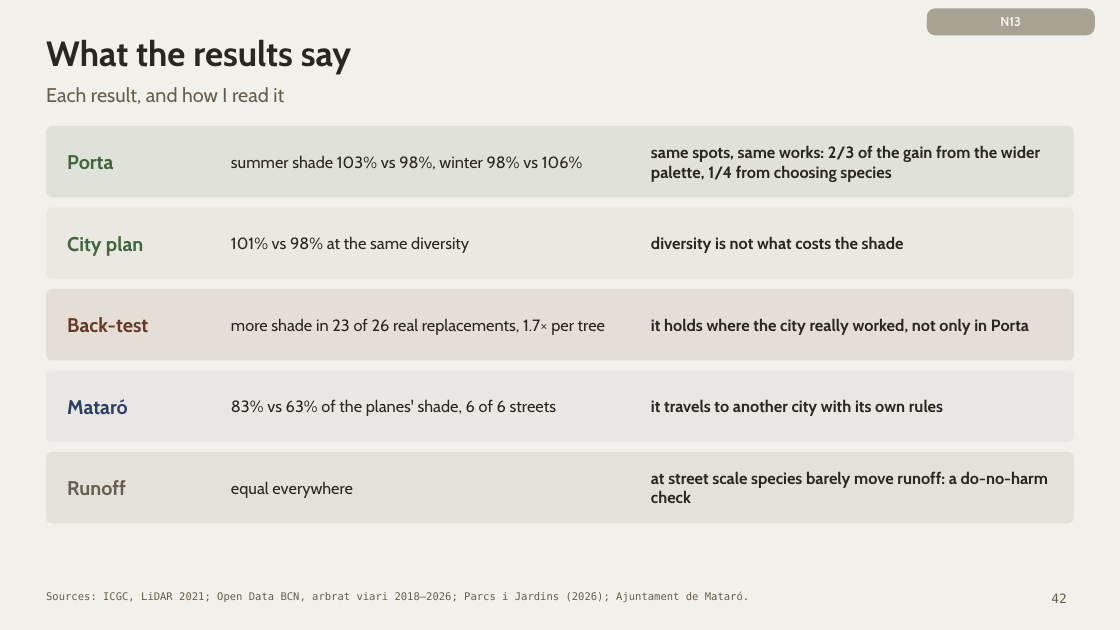
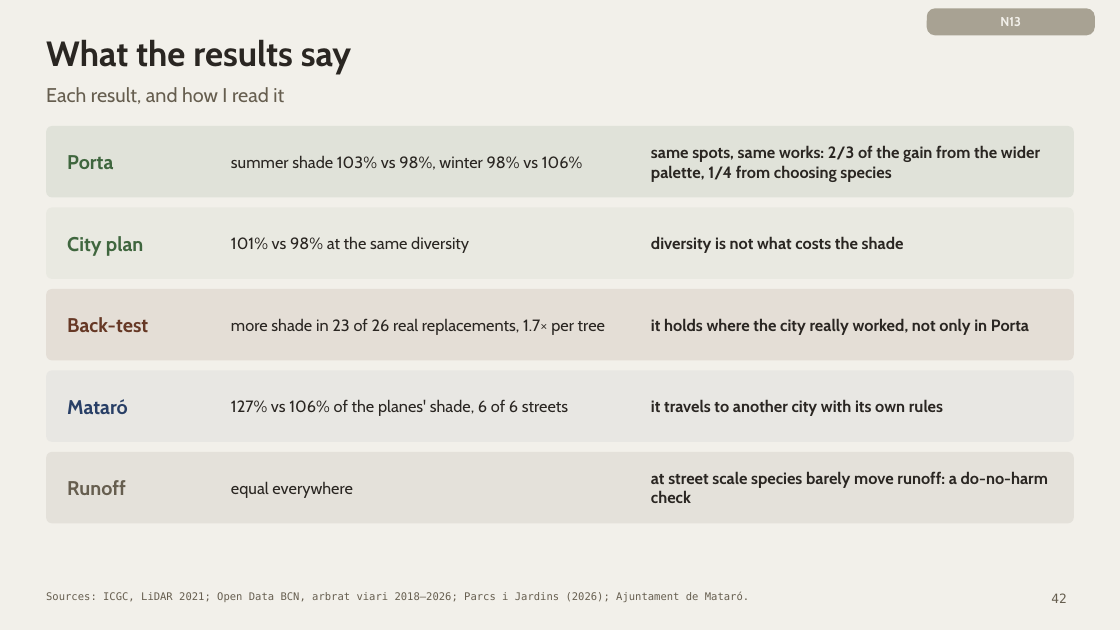
Before and after one commit to giofox96/shade-and-sponge, a slide deck: slide 42 of slides/final/shade_and_sponge_final_new.pptx. Drawn at 1120x630 pixels with LibreOffice and Linux fonts; fonts in the diff are those of the drawing. Boxes give left, top, right and bottom in pixels: in the first picture for what was removed or moved away, otherwise in the second. Text is boxed around its words. In the diff, an @@ line names an element or a change of style, - is before the commit and + after.

```diff
--- a/slides/final/shade_and_sponge_final_new.pptx
+++ b/slides/final/shade_and_sponge_final_new.pptx
@@ text at bbox=[231, 399, 568, 416]: text changed @@
-83% vs 63% of the planes' shade, 6 of 6 streets
+127% vs 106% of the planes' shade, 6 of 6 streets
```
Also in this commit, not shown: 2 other slides changed, 4 other files.
